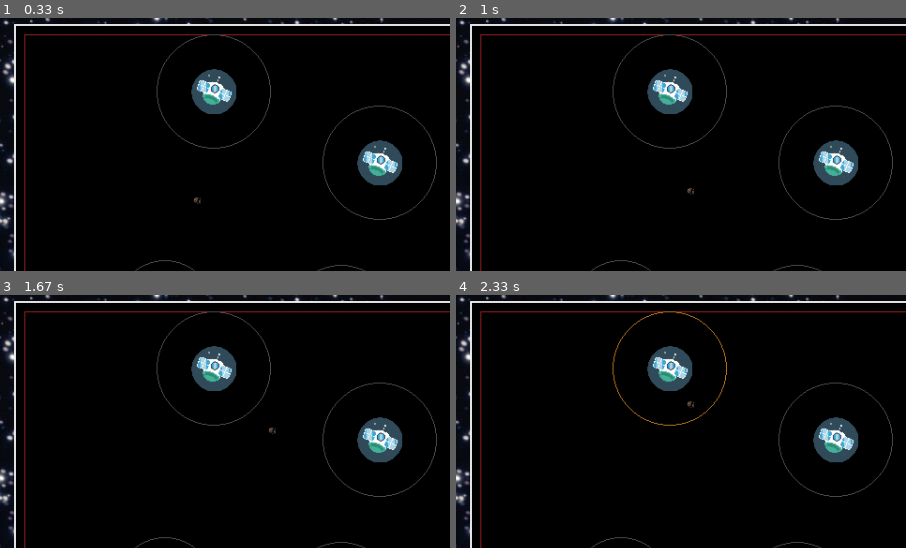
Above: before the commit, frames 1-4 (two rows, left to right).
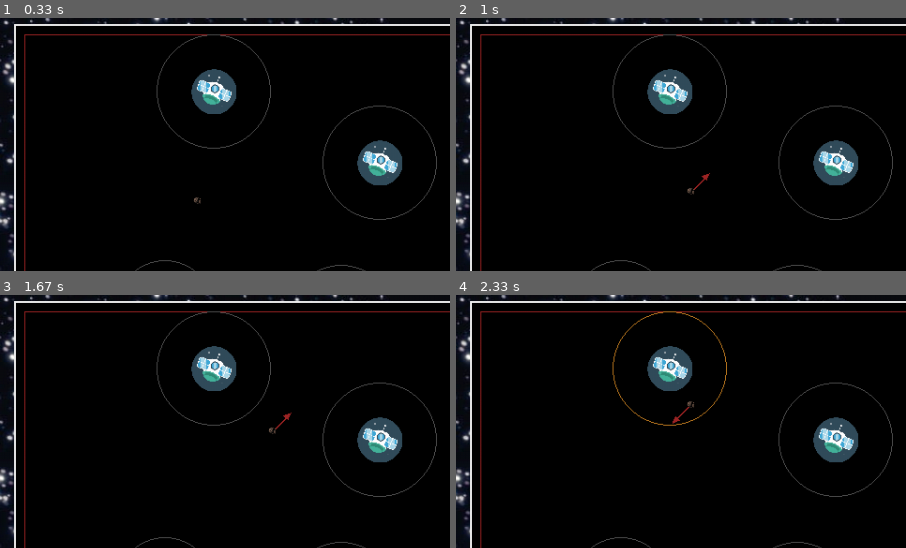
Above: after the commit, the same moments.

Repository: WesselOost/SatelliteSimulation2D
Game: pygame game, started from SatelliteSimulation/main.py
Two runs of this game, one before a commit and one after it. Both use one fixed random seed, a clock stepped at 60 frames per second and the inputs below.
Inputs:
- Up to frame 1 (0.33 s): no input
- Up to frame 2 (1 s): hold Right 0.33-0.8 s; hold Up from 0.83 s (still down)
- Up to frame 3 (1.67 s): release Up at 1.13 s; hold Right 1.17-1.63 s
- Up to frame 4 (2.33 s): hold Left 1.67-2.2 s; hold Down from 2.23 s (still down)
The pictures show only the part of the screen within x 0-50%, y 2-52%; the shares and areas given below are measured in that part.

Frame 1 is identical in both runs. In frame 2, less than 0.1% of the frame differs, in the area x 52-57%, y 61-68%; in frame 3, less than 0.1%; in frame 4, less than 0.1%, in the area x 48-52%, y 44-51%.

Commit message:
draw velocity arrows

Diff:
--- a/SatelliteSimulation/model/math/math_basic.py
+++ b/SatelliteSimulation/model/math/math_basic.py
@@ -144,6 +144,7 @@
 
 
     def calculate_moment_of_crash(self, g1: StraightLineEquation, g2: StraightLineEquation) -> tuple:
+        #TODO fix np.linalg should this be np.linalg.norm ???
         distance = np.linalg(g1.support_vector - g2.support_vector)
         velocity1 = g1.direction_vector_magnitude()
         velocity2 = g2.direction_vector_magnitude()
--- a/SatelliteSimulation/model/satellite/satellite.py
+++ b/SatelliteSimulation/model/satellite/satellite.py
@@ -161,6 +161,7 @@
         nav_x: float = self.velocity.navigation_velocity().x()
         nav_y: float = self.velocity.navigation_velocity().y()
 
+        #TODO scale navigation
         if pressed_left:
             self.velocity.set_navigation_velocity(Vector(-1, nav_y))
         if pressed_up:
--- a/SatelliteSimulation/view/view.py
+++ b/SatelliteSimulation/view/view.py
@@ -15,6 +15,7 @@
 import os
 import pygame
 
+from SatelliteSimulation.model.math.vector import *
 from SatelliteSimulation.model.model import Satellite, SatelliteA, SatelliteB, SatelliteC, SatelliteD
 from SatelliteSimulation.model.satellite.satellite import SpaceJunk
 from SatelliteSimulation.view import Color
@@ -88,6 +89,7 @@
 
         self.__earth = Earth(border.center[0], self.__surface, DOTTED_CIRCLE_OFFSET * self.__scale_factor)
         self.__satellite_observance_line_thickness: float = 4 * self.__scale_factor
+        self.__velocity_arrow_default_size: float = 40 * self.__scale_factor
 
         self.__satellite_mini_border = self.__create_mini_border(border, self.__earth.get_dotted_circle_position())
 
@@ -144,6 +146,21 @@
                 self.__draw_satellite_observance_border(satellite)
 
             for satellite in satellites:
+                velocity: Vector = satellite.velocity.value()
+
+                if velocity.magnitude() != 0:
+                    normalized_vector = divide(velocity, velocity.magnitude())
+
+                    start_vector = Vector(satellite.center().x() + satellite.radius() * normalized_vector.x(),
+                        satellite.center().y() + satellite.radius() * normalized_vector.y())
+                    start_position = start_vector.get_as_tuple()
+
+                    normalized_direction_vector = add(start_vector, normalized_vector).get_as_tuple()
+                    end_position = self.scale_direction_vector(start_position, normalized_direction_vector,
+                        self.__velocity_arrow_default_size * velocity.magnitude())
+                    self.draw_arrow(start_position, end_position)
+
+            for satellite in satellites:
                 self.__draw_satellite(satellite)
         else:
             # TODO raise Exception
@@ -153,6 +170,36 @@
         pygame.display.update()
 
 
+    def draw_arrow(self, start_position, end_position):
+        # line portion
+        line_thickness = max(1, int(self.__satellite_observance_line_thickness * 1.5))
+        pygame.draw.line(self.__surface, Color.RED, end_position, start_position, line_thickness)
+
+        # triangle portion
+        start_of_arrow_head = self.scale_direction_vector(end_position, start_position, line_thickness * 3)
+        left_corner = self.rotate_point_around_axis(start_of_arrow_head, end_position,
+            math.pi / 6)  # rotate it for side 1
+        right_corner = self.rotate_point_around_axis(start_of_arrow_head, end_position,
+            -math.pi / 6)  # rotate for side 2
+        tip_of_arrow = self.scale_direction_vector(end_position, start_position, - line_thickness)
+
+        pygame.draw.polygon(self.__surface, Color.RED, [left_corner, right_corner, tip_of_arrow])
+
+
+    def scale_direction_vector(self, start_position, end_position, length) -> tuple:
+        (x0, y0), (x1, y1) = start_position, end_position  # break out individual values from points
+        dx, dy = (x1 - x0), (y1 - y0)  # get delta in x and y directions
+        distance = math.sqrt(dx * dx + dy * dy)  # calculate distance of original
+        return x0 + dx / distance * length, y0 + dy / distance * length  # return two new points , p2
+
+
+    def rotate_point_around_axis(self, point, axis, theta):  # rotate point p around axis by angle theta
+        sin = math.sin(theta)
+        cos = math.cos(theta)
+        return cos * (point[0] - axis[0]) - sin * (point[1] - axis[1]) + axis[0], sin * (point[0] - axis[0]) + cos * (
+                point[1] - axis[1]) + axis[1]
+
+
     def __draw_satellite_observance_border(self, satellite):
         if not satellite.is_crashed():
 
@@ -170,7 +217,8 @@
         satellite_mini_border = self.__satellite_mini_border.get_border_rectangle()
         pygame.draw.aaline(surface, Color.LIGHT_GREY, satellite_border.topleft, satellite_mini_border.topleft, 3)
         pygame.draw.aaline(surface, Color.LIGHT_GREY, satellite_border.bottomleft, satellite_mini_border.bottomleft, 3)
-        pygame.draw.aaline(surface, Color.LIGHT_GREY, satellite_border.bottomright, satellite_mini_border.bottomright, 3)
+        pygame.draw.aaline(surface, Color.LIGHT_GREY, satellite_border.bottomright, satellite_mini_border.bottomright,
+            3)
         pygame.draw.aaline(surface, Color.LIGHT_GREY, satellite_border.topright, satellite_mini_border.topright, 3)
 
 
@@ -257,6 +305,7 @@
         self.__disturbance_buttons.on_size_changed(scale_factor)
         self.__earth.on_size_changed(self.__surface, scale_factor)
         self.__satellite_observance_line_thickness *= scale_factor
+        self.__velocity_arrow_default_size *= scale_factor
 
         x, y, width, height, padding = self.__controller.get_satellite_border()
         self.__satellite_border.update_size(x, y, width, height, padding)
